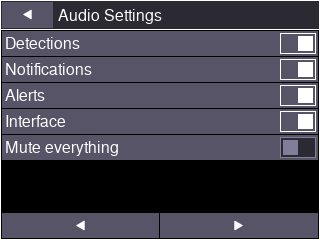
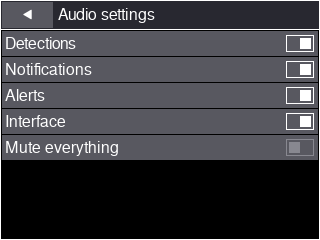
Two versions of the same layered image (320 x 240). Layer-by-layer changes:
renamed "Audio Settings" to "Audio settings", painted on it over (58, 8, 162, 24)
painted on "Back Button Background" over (2, 2, 53, 28)
painted on "Title bar background" over (1, 1, 319, 29)
painted on "Detections" over (24, 37, 80, 49)
renamed "Toggle OFF" to "Toggles OFF", painted on it over (280, 137, 316, 158)
painted on "Toggles ON" over (280, 33, 316, 132)
painted on "Toggle background" over (2, 31, 318, 160)
removed group "Navigation" (3 layers) over (2, 213, 318, 238)
removed layer "Next" from group "Navigation" over (234, 220, 243, 231)
removed layer "Previous" from group "Navigation" over (76, 220, 85, 231)
removed layer "Button Background" from group "Navigation" over (2, 213, 318, 238)
